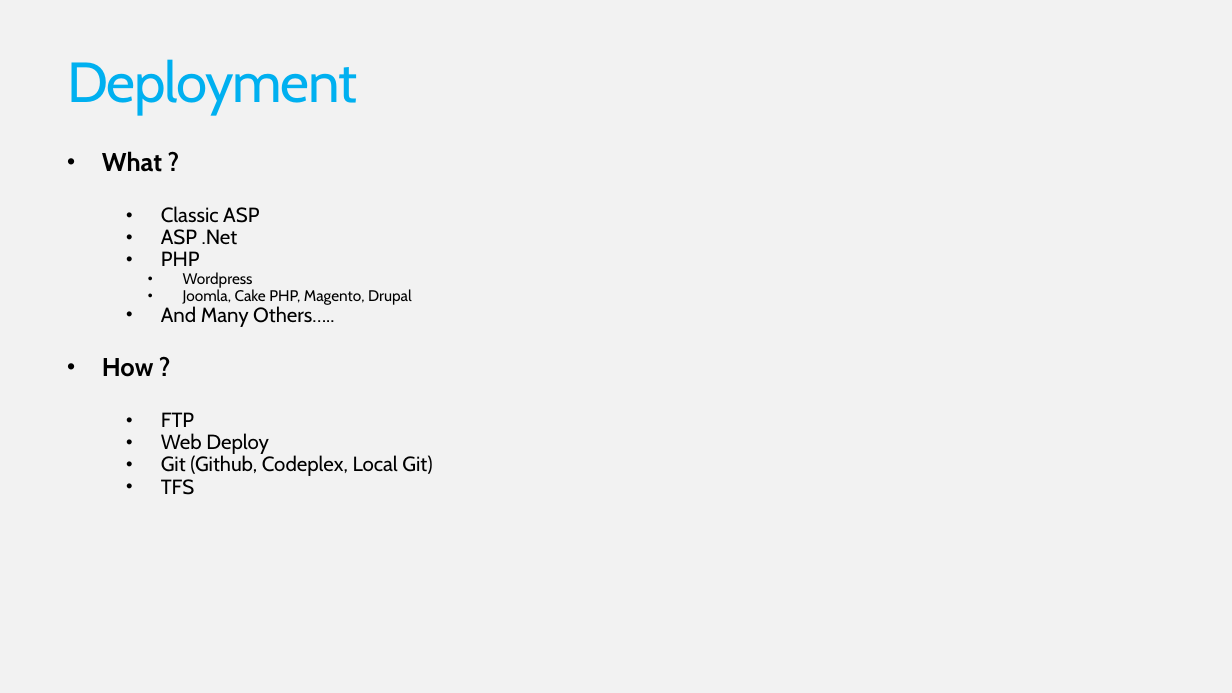
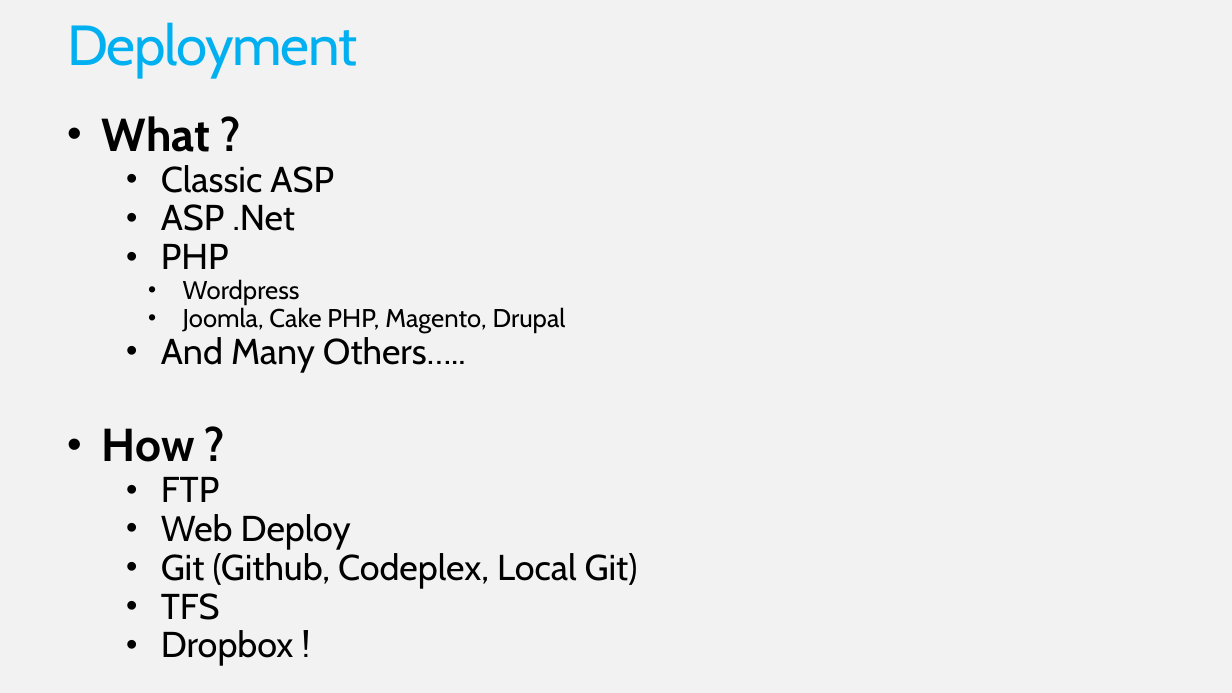
Before and after one commit to FutureUnleashed/OSS, a slide deck: slide 5 of PHP/Future Unleashed_PHPWebApp.pptx. Drawn at 1232x693 pixels with LibreOffice and Linux fonts; fonts in the diff are those of the drawing; background and template pictures are left out. Boxes give left, top, right and bottom in pixels: in the first picture for what was removed or moved away, otherwise in the second. Text is boxed around its words. In the diff, an @@ line names an element or a change of style, - is before the commit and + after.

```diff
--- a/PHP/Future Unleashed_PHPWebApp.pptx
+++ b/PHP/Future Unleashed_PHPWebApp.pptx
@@ text "Deployment": place and size @@
-text "Deployment" at [67,59,357,115]
+text "Deployment" at [67,22,357,78]
@@ text at [102,116,638,589]: paragraph added @@
+  • Dropbox !
@@ text "What ?": place and size @@
-text "What ?" at [102,151,432,495]
+text "What ?" at [102,116,638,589]
@@ text at [102,116,638,589]: size 20 to 36 pt in "What ?", "How ?"; size 16 to 28 pt in "Classic ASP", "ASP .Net", "PHP", "And Many Others….." and 4 more places; size 12 to 20 pt in "Wordpress", "Joomla, Cake PHP, Magento, Drupal" @@
```
Also in this commit, not shown: 6 other slides changed, 2 slides added, 1 other file.
